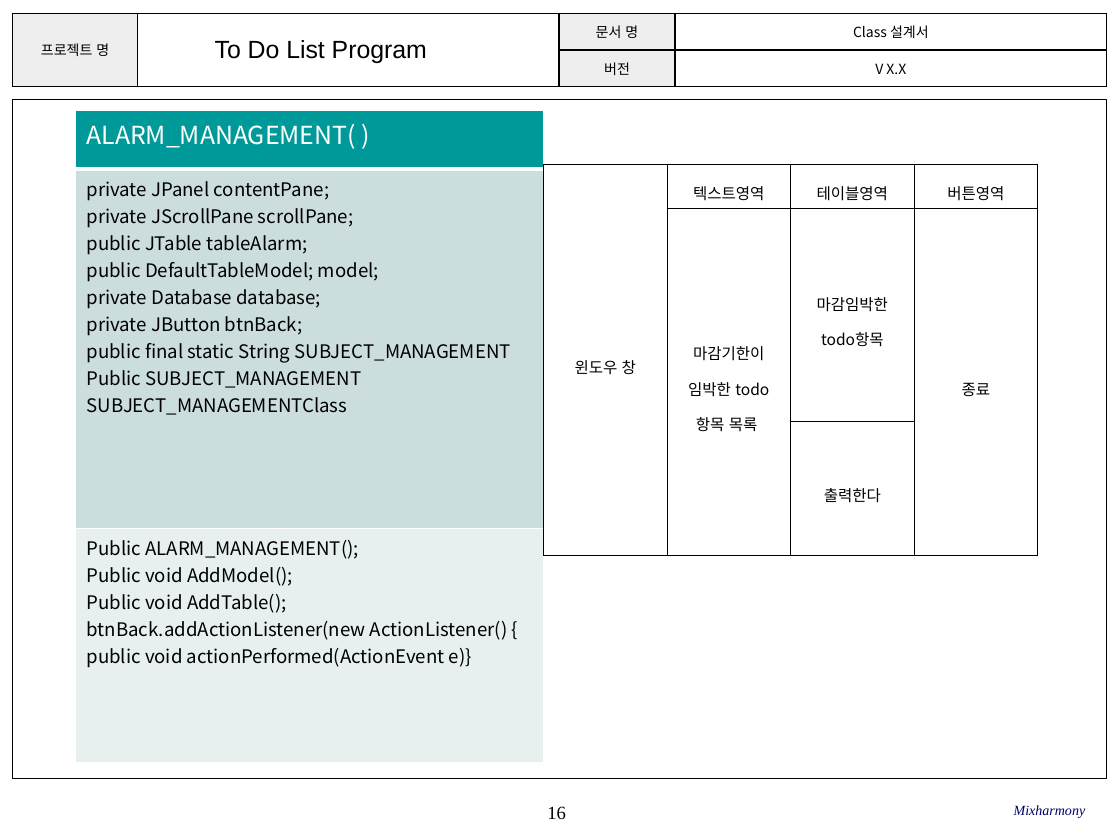
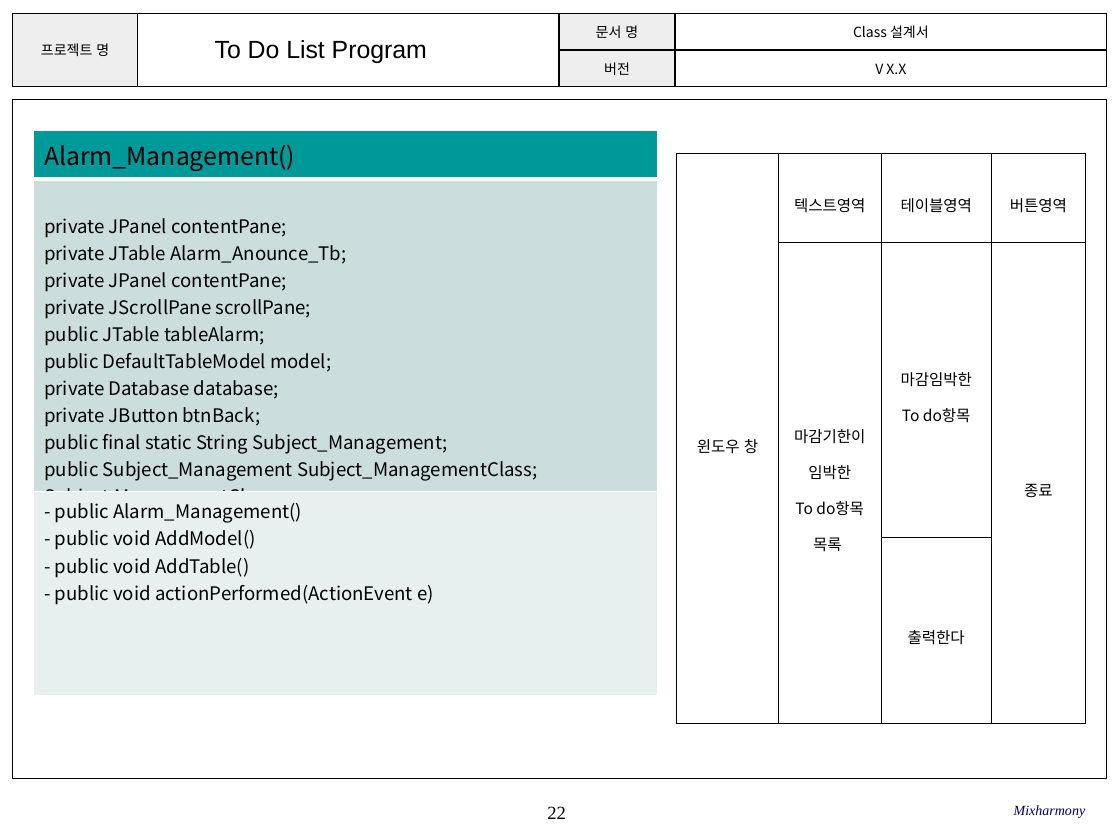
Before and after one commit to SE-admin/SE2017_2_mixharmony, a slide deck: slide 22 of doc/3_ 설계서/Class Design.pptx (slide 16 before the commit). Drawn at 1120x840 pixels with LibreOffice and Linux fonts; fonts in the diff are those of the drawing; background and template pictures are left out. Boxes give left, top, right and bottom in pixels: in the first picture for what was removed or moved away, otherwise in the second. Text is boxed around its words. In the diff, an @@ line names an element or a change of style, - is before the commit and + after.

Commit message:
#862 Class Design.pptx (전체적인 클래스 내용 수정 및 정리)

```diff
--- a/doc/3_ 설계서/Class Design.pptx
+++ b/doc/3_ 설계서/Class Design.pptx
@@ table at box(32, 131, 657, 696) @@
-row 1, column 1: ALARM_MANAGEMENT( )
+row 1, column 1: Alarm_Management()
-row 2, column 1: private JPanel contentPane; / private JScrollPane scrollPane; / public JTable tableAlarm; / public DefaultTableModel; model; / private Database database; / private JButton btnBack; / public final static String SUBJECT_MANAGEMENT / Public SUBJECT_MANAGEMENT SUBJECT_MANAGEMENTClass
+row 2, column 1: private JPanel contentPane; / private JTable Alarm_Anounce_Tb; / private JPanel contentPane; / private JScrollPane scrollPane; / public JTable tableAlarm; / public DefaultTableModel model; / private Database database; / private JButton btnBack; / public final static String Subject_Management; / public Subject_Management Subject_ManagementClass; / Subject ManagementClass;
-row 3, column 1: Public ALARM_MANAGEMENT(); / Public void AddModel(); / Public void AddTable(); / btnBack.addActionListener(new ActionListener() { / public void actionPerformed(ActionEvent e)}
+row 3, column 1: - public Alarm_Management() / - public void AddModel() / - public void AddTable() / - public void actionPerformed(ActionEvent e)
@@ table: place and size @@
-table at box(75, 111, 543, 763)
+table at box(32, 131, 657, 696)
@@ table at box(676, 153, 1085, 724) @@
-row 2, column 2: 마감기한이 임박한 todo항목 목록
+row 2, column 2: 마감기한이 임박한 / To do항목 목록
-row 2, column 3: 마감임박한 / todo항목
+row 2, column 3: 마감임박한 / To do항목
@@ font Arial to Noto Sans CJK KR in "윈도우 창", "텍스트영역", "테이블영역", "버튼영역" and 2 more places @@
@@ table: place and size @@
-table at box(543, 165, 1036, 556)
+table at box(676, 153, 1085, 724)
@@ page number at box(547, 806, 566, 819): text changed @@
-16
+22
```
Also in this commit, not shown: 14 other slides changed, 2 slides added, 4 slides removed.
